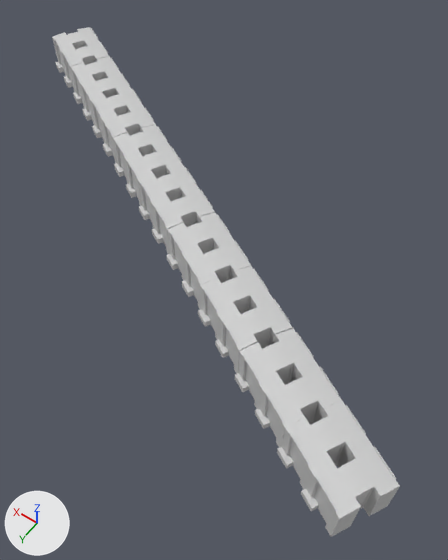
Before and after pictures for a commit that changed the FBX model CBB0089-MacroTramonte/assets/3d/Altair_Dummy_T1-2.fbx.
Rendered twice from a 50 mm lens placed at (-586.0, 570.0, 172.0), pointed at (-506.0, 458.0, -4.0). The lights are fixed; the arrows at lower left show +X, +Y and +Z. The picture after the commit comes second.

The older version as bpy lines, for what is in view:
```python
ob_cb049_altair_dummy_torre_web_1_001 = bpy.data.objects.new('CB049_ALTAIR_Dummy_Torre_Web_1.001', me_scene_001)
ob_cb049_altair_dummy_torre_web_1_001.parent = ob_cb049_altair_dummy_s_web_1
ob_cb049_altair_dummy_torre_web_1_001.location = (-6459.0, 2470.0, -0.000332)
ob_cb049_altair_dummy_torre_web_2 = bpy.data.objects.new('CB049_ALTAIR_Dummy_Torre_Web_2', me_scene_001)
ob_cb049_altair_dummy_torre_web_2.parent = ob_cb049_altair_dummy_s_web__1
ob_cb049_altair_dummy_torre_web_2.location = (-6459.0, 2470.0, -0.000332)
ob_cb049_altair_dummy_torre_web_3 = bpy.data.objects.new('CB049_ALTAIR_Dummy_Torre_Web_3', me_scene_001)
ob_cb049_altair_dummy_torre_web_3.parent = ob_cb049_altair_dummy_s_web_2
ob_cb049_altair_dummy_torre_web_3.location = (-6459.0, 2470.0, -0.000332)
ob_cb049_altair_dummy_torre_web__1 = bpy.data.objects.new('CB049_ALTAIR_Dummy_Torre_Web__1_', me_scene)
ob_cb049_altair_dummy_torre_web__1.parent = ob_cb049_altair_dummy_s_web
ob_cb049_altair_dummy_torre_web__1.location = (-5159.0, 2470.0, -0.000337)
ob_cb049_altair_dummy_torre_web__1__2 = bpy.data.objects.new('CB049_ALTAIR_Dummy_Torre_Web__1__2', me_scene_001)
ob_cb049_altair_dummy_torre_web__1__2.parent = ob_cb049_altair_dummy_s_web__1
ob_cb049_altair_dummy_torre_web__1__2.location = (-5159.0, 2470.0, -0.000337)
ob_cb049_altair_dummy_torre_web__2__1_001 = bpy.data.objects.new('CB049_ALTAIR_Dummy_Torre_Web__2__1.001', me_scene_001)
ob_cb049_altair_dummy_torre_web__2__1_001.parent = ob_cb049_altair_dummy_s_web_1
ob_cb049_altair_dummy_torre_web__2__1_001.location = (-3819.0, 2470.0, -0.000334)
ob_cb049_altair_dummy_torre_web__2__2 = bpy.data.objects.new('CB049_ALTAIR_Dummy_Torre_Web__2__2', me_scene_001)
ob_cb049_altair_dummy_torre_web__2__2.parent = ob_cb049_altair_dummy_s_web_2
ob_cb049_altair_dummy_torre_web__2__2.location = (-3819.0, 2470.0, -0.000334)
ob_cb049_altair_dummy_torre_web__3__1 = bpy.data.objects.new('CB049_ALTAIR_Dummy_Torre_Web__3__1', me_scene_001)
ob_cb049_altair_dummy_torre_web__3__1.parent = ob_cb049_altair_dummy_s_web_1_001
ob_cb049_altair_dummy_torre_web__3__1.location = (-2520.0, 2470.0, -0.000382)
ob_cb049_altair_dummy_torre_web__3__2 = bpy.data.objects.new('CB049_ALTAIR_Dummy_Torre_Web__3__2', me_scene_001)
ob_cb049_altair_dummy_torre_web__3__2.parent = ob_cb049_altair_dummy_s_web_2
ob_cb049_altair_dummy_torre_web__3__2.location = (-2520.0, 2470.0, -0.000382)
# also in view: 'CB049_ALTAIR_Dummy_Torre_Web__1__3' at (-533.0, 480.0, 12.0); 'CB049_ALTAIR_Dummy_Torre_Web_1' at (-428.0, 424.0, 12.0); 'CB049_ALTAIR_Dummy_Torre_Web' at (-382.0, 399.0, 12.0); 'CB049_ALTAIR_Dummy_Torre_Web__2__1' at (-452.0, 437.0, 12.0); 'CB049_ALTAIR_Dummy_Torre_Web__2_' at (-405.0, 412.0, 12.0)
```
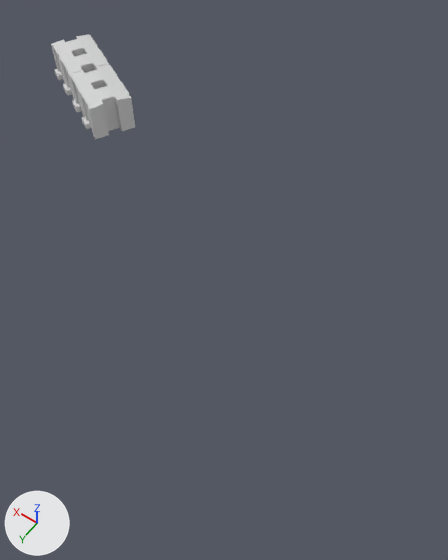
ob_cb049_altair_dummy_s_web is not drawn itself; it is the parent of ob_cb049_altair_dummy_torre_web__2, ob_cb049_altair_dummy_torre_web__3, ob_cb049_altair_dummy_torre_web__3___1, ob_cb049_altair_dummy_torre_web__3___1__1, ob_cb049_altair_dummy_torre_web__1, ob_cb049_altair_dummy_torre_web.

What differs and where, as boxes [x1, y1, x2, y2] in the pictures (448 x 560 px):
'CB049_ALTAIR_Dummy_Torre_Web__1__2', deleted
    before: [301, 442, 400, 537]
'CB049_ALTAIR_Dummy_Torre_Web_2', deleted
    before: [277, 401, 370, 489]
'CB049_ALTAIR_Dummy_Torre_Web__3__2', deleted
    before: [255, 363, 342, 448]
'CB049_ALTAIR_Dummy_Torre_Web__2__2', deleted
    before: [235, 328, 316, 409]
'CB049_ALTAIR_Dummy_Torre_Web__1__3', deleted
    before: [215, 296, 293, 374]
'CB049_ALTAIR_Dummy_Torre_Web__3_', moved
    before: [80, 72, 131, 125]
    after: [79, 81, 135, 139]
'CB049_ALTAIR_Dummy_Torre_Web_3', deleted
    before: [198, 266, 271, 340]
'CB049_ALTAIR_Dummy_Torre_Web__3__1.001', deleted
    before: [182, 238, 251, 309]
'CB049_ALTAIR_Dummy_Torre_Web__2__1.001', deleted
    before: [167, 213, 232, 281]
'CB049_ALTAIR_Dummy_Torre_Web__1__1.001', deleted
    before: [152, 188, 215, 254]
'CB049_ALTAIR_Dummy_Torre_Web_1.001', deleted
    before: [138, 166, 199, 229]
'CB049_ALTAIR_Dummy_Torre_Web__3__1', deleted
    before: [125, 145, 183, 206]
'CB049_ALTAIR_Dummy_Torre_Web__2_', moved
    before: [70, 57, 120, 108]
    after: [69, 64, 120, 117]
'CB049_ALTAIR_Dummy_Torre_Web__2__1', deleted
    before: [113, 125, 169, 184]
'CB049_ALTAIR_Dummy_Torre_Web__1_', moved
    before: [61, 41, 110, 92]
    after: [60, 49, 109, 100]
'CB049_ALTAIR_Dummy_Torre_Web__1__1', deleted
    before: [101, 106, 156, 164]
'CB049_ALTAIR_Dummy_Torre_Web', moved
    before: [52, 27, 99, 76]
    after: [51, 34, 99, 84]
'CB049_ALTAIR_Dummy_Torre_Web_1', deleted
    before: [90, 89, 143, 144]

The change in detail:
Object 'CB049_ALTAIR_Dummy_Torre_Web_1.001' (ob_cb049_altair_dummy_torre_web_1_001) is deleted.
Object 'CB049_ALTAIR_Dummy_Torre_Web__2__2' (ob_cb049_altair_dummy_torre_web__2__2) is deleted.
Object 'CB049_ALTAIR_Dummy_Torre_Web_2' (ob_cb049_altair_dummy_torre_web_2) is deleted.
Object 'CB049_ALTAIR_Dummy_Torre_Web__2__1.001' (ob_cb049_altair_dummy_torre_web__2__1_001) is deleted.
Object 'CB049_ALTAIR_Dummy_Torre_Web_3' (ob_cb049_altair_dummy_torre_web_3) is deleted.
Object 'CB049_ALTAIR_Dummy_Torre_Web__1__2' (ob_cb049_altair_dummy_torre_web__1__2) is deleted.
Object 'CB049_ALTAIR_Dummy_Torre_Web__3__1' (ob_cb049_altair_dummy_torre_web__3__1) is deleted.
Object 'CB049_ALTAIR_Dummy_Torre_Web__3__2' (ob_cb049_altair_dummy_torre_web__3__2) is deleted.
Object 'CB049_ALTAIR_Dummy_Torre_Web__2__1' (ob_cb049_altair_dummy_torre_web__2__1) is deleted.
Object 'CB049_ALTAIR_Dummy_Torre_Web__3__1.001' (ob_cb049_altair_dummy_torre_web__3__1_001) is deleted.
Object 'CB049_ALTAIR_Dummy_Torre_Web_1' (ob_cb049_altair_dummy_torre_web_1) is deleted.
Object 'CB049_ALTAIR_Dummy_Torre_Web__1__1.001' (ob_cb049_altair_dummy_torre_web__1__1_001) is deleted.
Object 'CB049_ALTAIR_Dummy_Torre_Web__1__3' (ob_cb049_altair_dummy_torre_web__1__3) is deleted.
Object 'CB049_ALTAIR_Dummy_s_Web' (ob_cb049_altair_dummy_s_web) moves from (-42744.0, 366.2, -45210.0) to (-43082.0, 331.5, -45628.0).
Object 'CB049_ALTAIR_Dummy_Torre_Web__1__1' (ob_cb049_altair_dummy_torre_web__1__1) is deleted.
